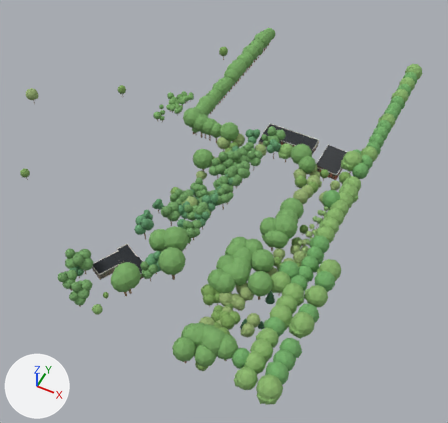
One commit to the glTF model viewer/districts/2050-linkeroever/chunks/c_1_0.glb: the scene before it, then after it.
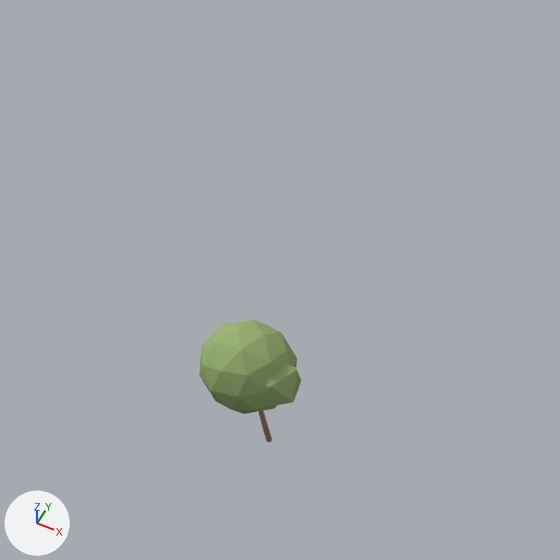
The first picture shows the older version from a camera (50 mm lens) standing at (547.0, -116.0, 261.0) and looking at (436.0, 107.0, -18.0). The close-ups show the older and then the newer version on the part from 0% to 16% of the width and 11% to 28% of the height of that picture. Only the edits that show in the close-ups are written down. The lights are fixed; the arrows at lower left show +X, +Y and +Z. Where no turn or scale is listed for an object, it has been applied to the vertices.

The first close-up shows 'tree_round_1.034'.
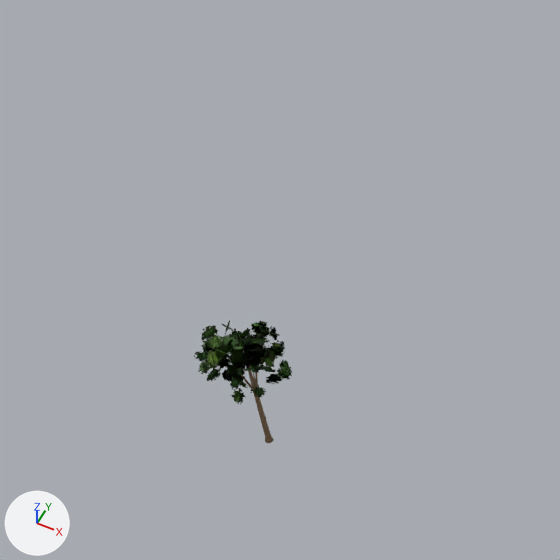
What the commit changed:
Picture 'leaf_atlas' (img_leaf_atlas) is new.
Material 'canopy_tree' (mat_canopy_tree) is new.
Uses the picture img_leaf_atlas.
Mesh me_tree_round_mature is new.
It has 510 vertices, 298 faces and spans x -0.69..0.69, y -0.7..0.7, z -1.0..1.0.
It uses material mat_canopy_tree.
Object 'tree_round_1.034' (ob_tree_round_1_034) is deleted.
Object 'tree_round_mature.065' (ob_tree_round_mature_065) is new; it shows me_tree_round_mature.
Its parent is ob_trees_1_0_4.
Its location is (-134.5, 51.82, 6.415).
Its rotation in degrees is (0, 0, -47).
Its scale is (6.11, 6.11, 6.41).

Where the change shows, as pixel boxes (x1, y1, x2, y2) in the close-ups (560 x 560 px):
'tree_round_1.034', deleted (green)
    before: (199, 320, 301, 442)
'tree_round_mature.065', added
    after: (194, 320, 292, 443)
